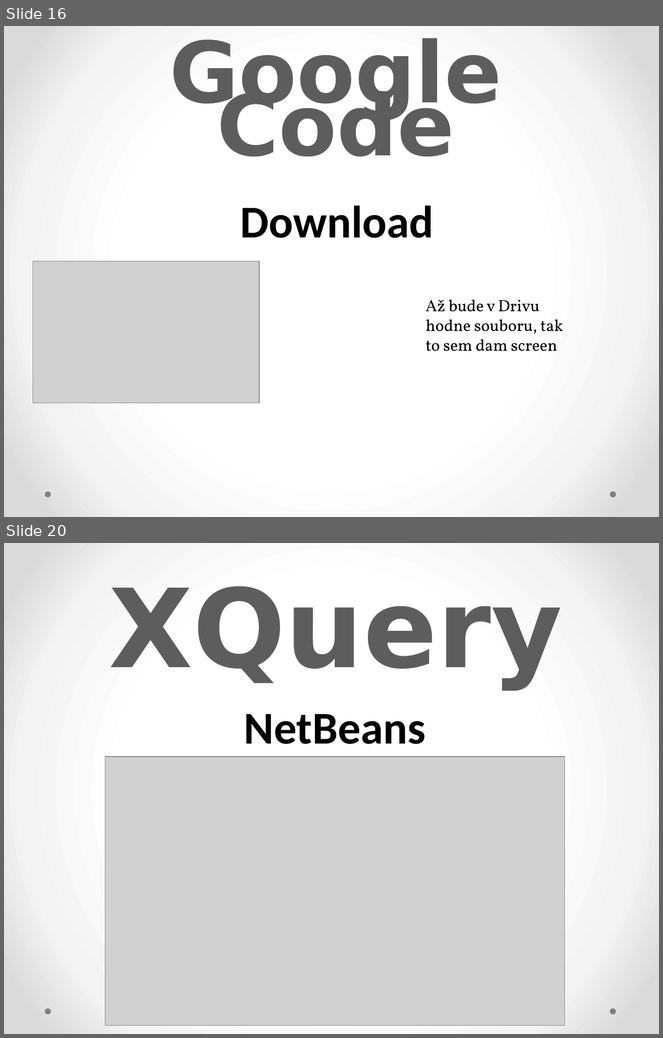
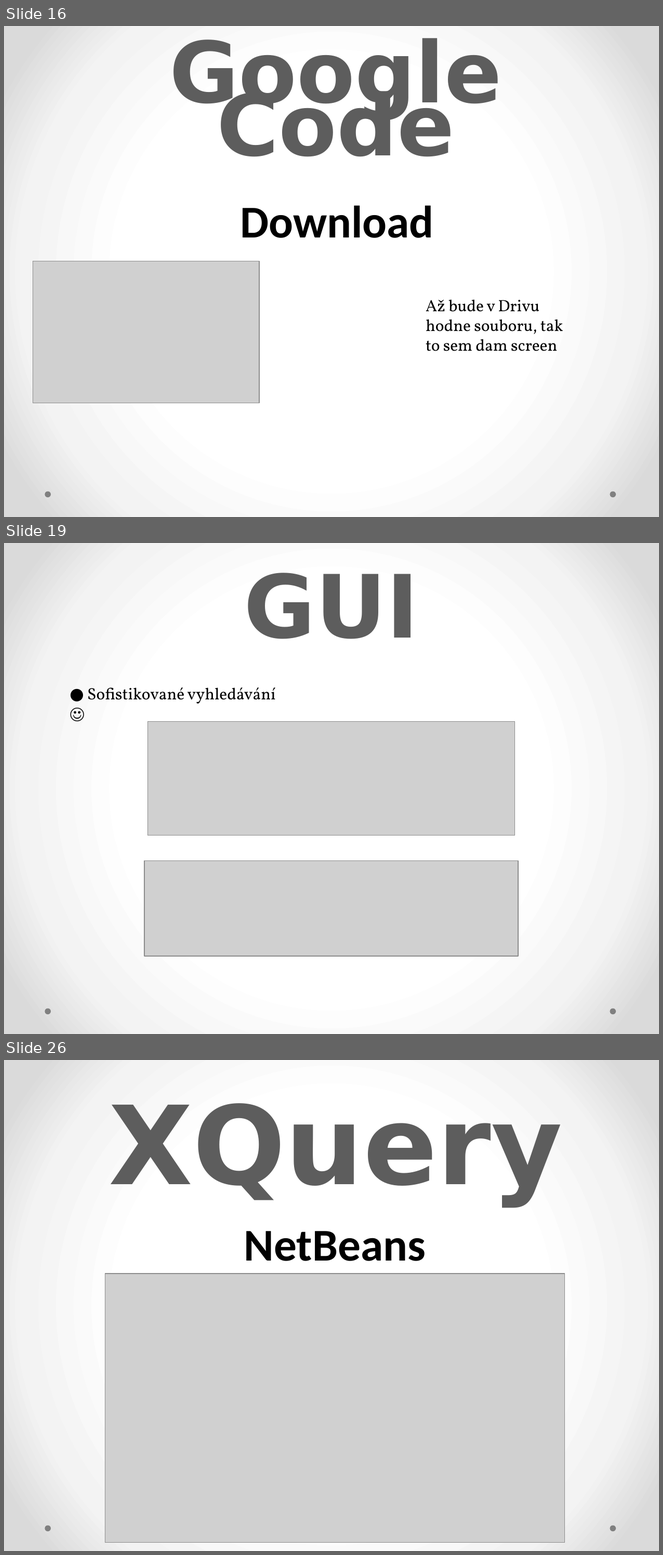
Before and after one commit to Amilez/rent-car-app, a slide deck: Prezentace/prezentace.pptx. Shown one above the other, each under a label of ours: slides 16 and 20 before the commit, slides 16, 19 and 26 after it; the slides between them are not shown. The pictures are 663x1038 and 663x1555 pixels, drawn with LibreOffice and Linux fonts; fonts in the diff are those of the drawing; grey boxes stand for pictures. Boxes give left, top, right and bottom in pixels: in the first picture for what was removed or moved away, otherwise in the second. Text is boxed around its words. In the diff, an @@ line names an element or a change of style, - is before the commit and + after.

```diff
--- a/Prezentace/prezentace.pptx
+++ b/Prezentace/prezentace.pptx
@@ slide 19 added at [4, 543, 659, 1034], background gradient #FFFFFF to #F4F4F4 to #DADADA; not listed: 2 template elements that a slide beside it also shows @@
@@ title added at [244, 573, 419, 639], 96 pt, text gradient #555555 to #5D5D5D to #000000, bold @@
+GUI
@@ text added at [87, 688, 276, 704], 18 pt, text #000000 @@
+● Sofistikované vyhledávání ☺
@@ picture added at [148, 722, 515, 836] @@
@@ picture added at [144, 861, 518, 956] @@
@@ what was slide 20 is now slide 26 @@
```
Also in this commit, not shown: 8 other slides added, 3 slides removed.
